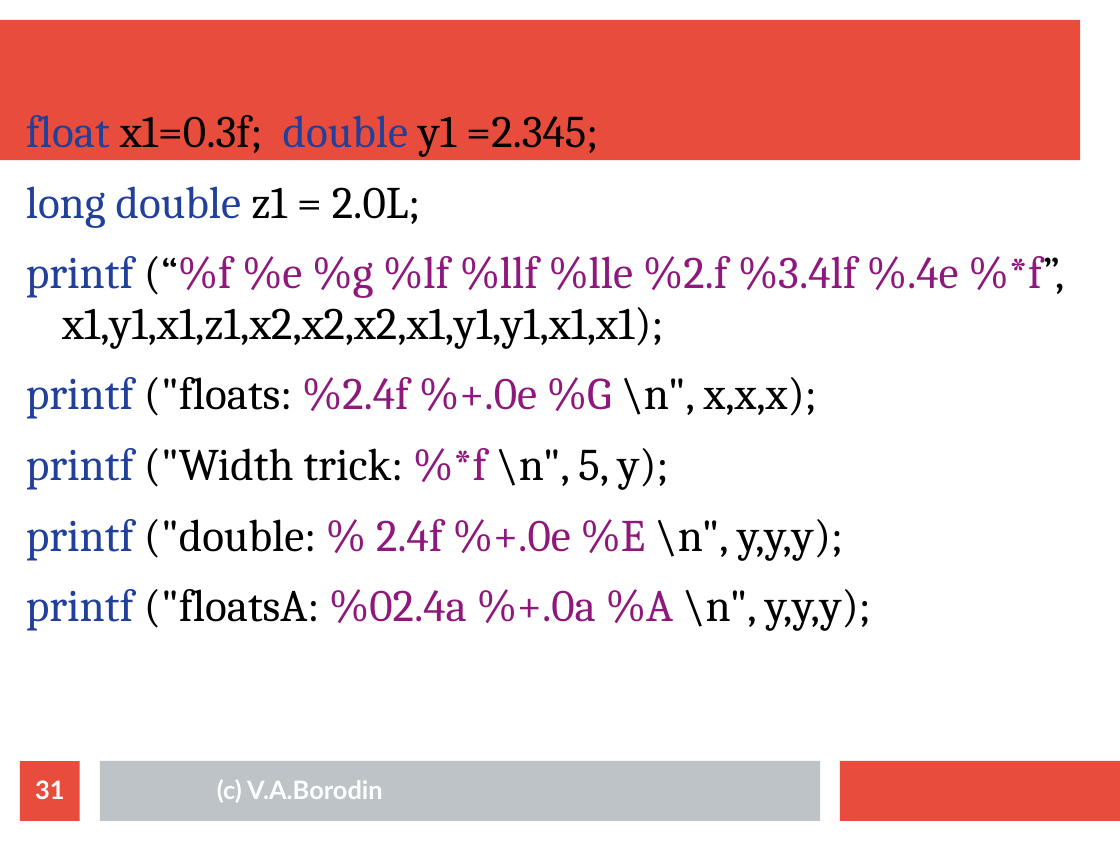
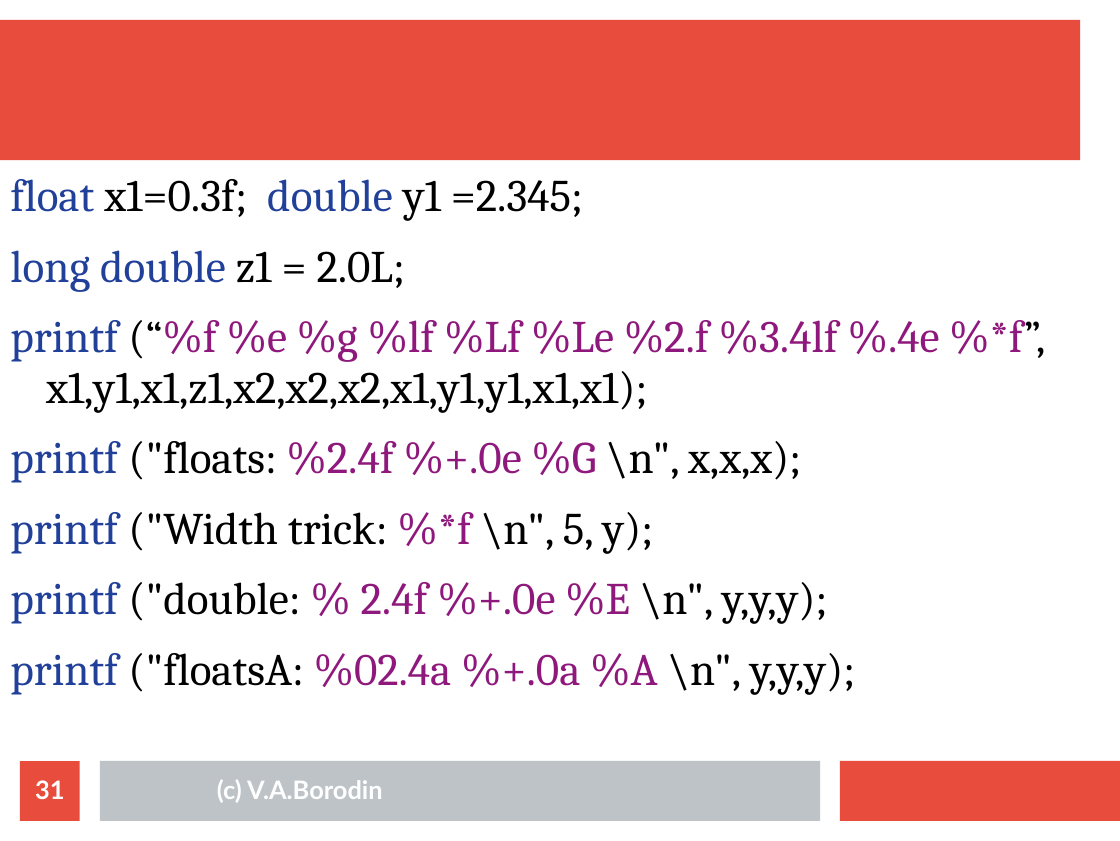
Before and after one commit to mecchmatProjects/CppCourse, a slide deck: slide 31 of Lect01/CppTutorUkr0.ppt. Drawn at 1120x841 pixels with LibreOffice and Linux fonts; fonts in the diff are those of the drawing. Boxes give left, top, right and bottom in pixels: in the first picture for what was removed or moved away, otherwise in the second. Text is boxed around its words. In the diff, an @@ line names an element or a change of style, - is before the commit and + after.

```diff
--- a/Lect01/CppTutorUkr0.ppt
+++ b/Lect01/CppTutorUkr0.ppt
@@ text "float x1=0.3f; double y1 =2.345;": place and size @@
-text "float x1=0.3f; double y1 =2.345;" at (26, 115, 1065, 631)
+text "float x1=0.3f; double y1 =2.345;" at (10, 179, 1045, 695)
@@ text at (10, 179, 856, 695): indent changed @@
@@ text at (10, 320, 1045, 413): text changed @@
-printf (“%f %e %g %lf %llf %lle %2.f %3.4lf %.4e %*f”, x1,y1,x1,z1,x2,x2,x2,x1,y1,y1,x1,x1);
+printf (“%f %e %g %lf %Lf %Le %2.f %3.4lf %.4e %*f”, x1,y1,x1,z1,x2,x2,x2,x1,y1,y1,x1,x1);
```
Also in this commit, not shown: 34 other slides changed, 4 slides added, 2 slides removed, 6 other files.
